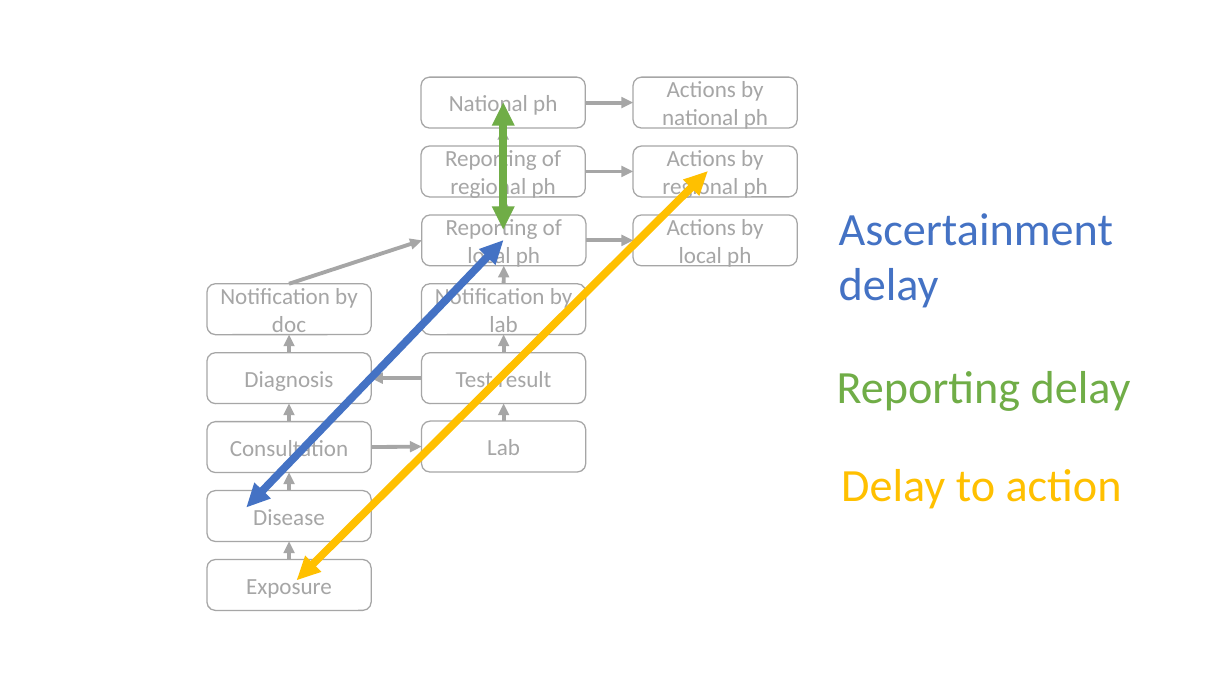
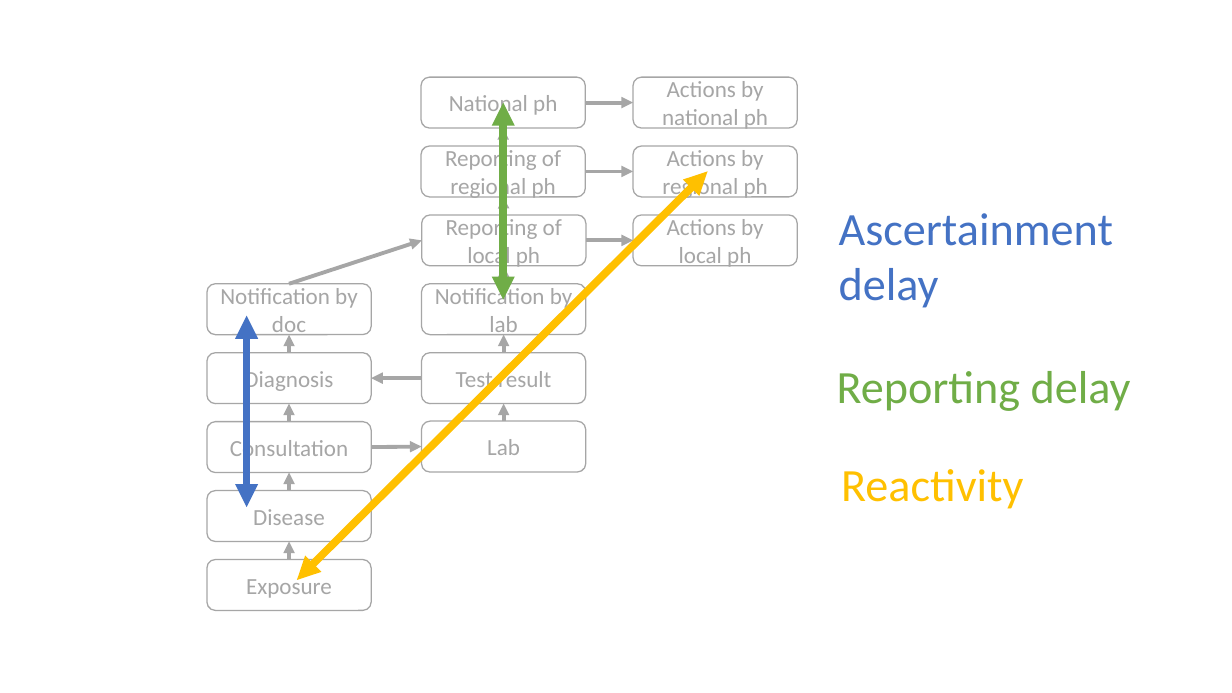
Before and after one commit to jakobschumacher/infectious-disease-surveillance, a slide deck: slide 1 of img/attributes_timeliness.pptx. Drawn at 1232x693 pixels with LibreOffice and Linux fonts; fonts in the diff are those of the drawing. Boxes give left, top, right and bottom in pixels: in the first picture for what was removed or moved away, otherwise in the second. Text is boxed around its words. In the diff, an @@ line names an element or a change of style, - is before the commit and + after.

```diff
--- a/img/attributes_timeliness.pptx
+++ b/img/attributes_timeliness.pptx
@@ double arrow moved from (504, 229) - (504, 103) to (504, 299) - (504, 103) @@
@@ double arrow moved from (247, 507) - (504, 240) to (247, 507) - (247, 316) @@
@@ text at [841, 469, 1023, 509]: text changed @@
-Delay to action
+Reactivity
```
Also in this commit, not shown: 49 other files.
